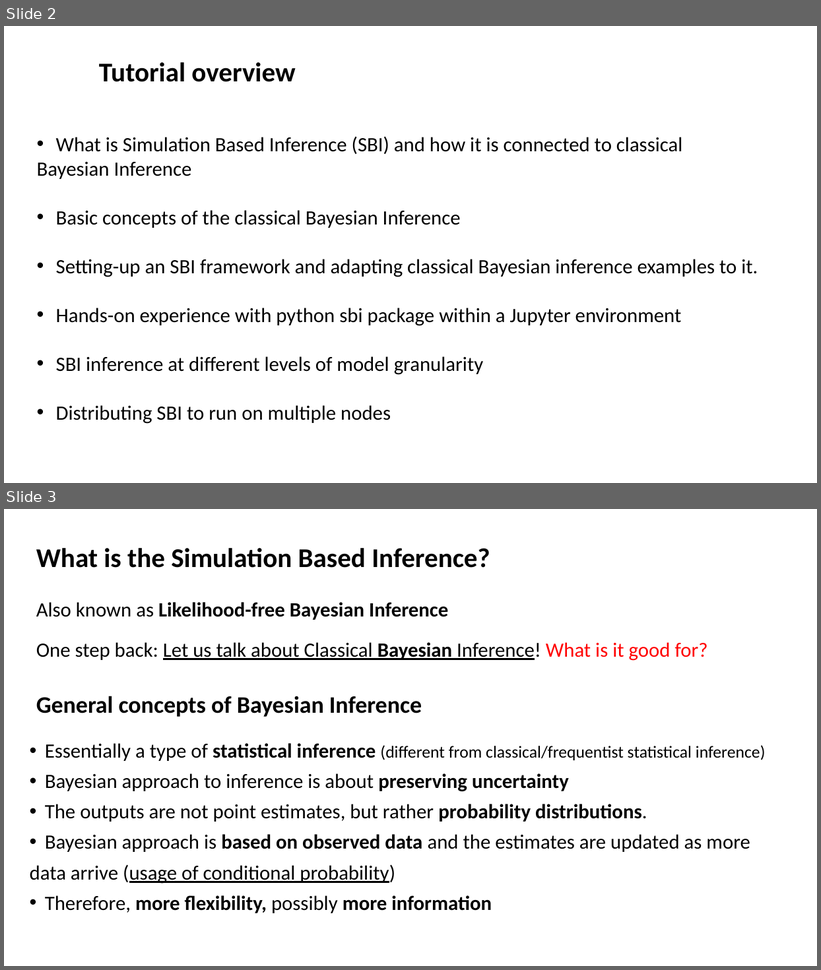
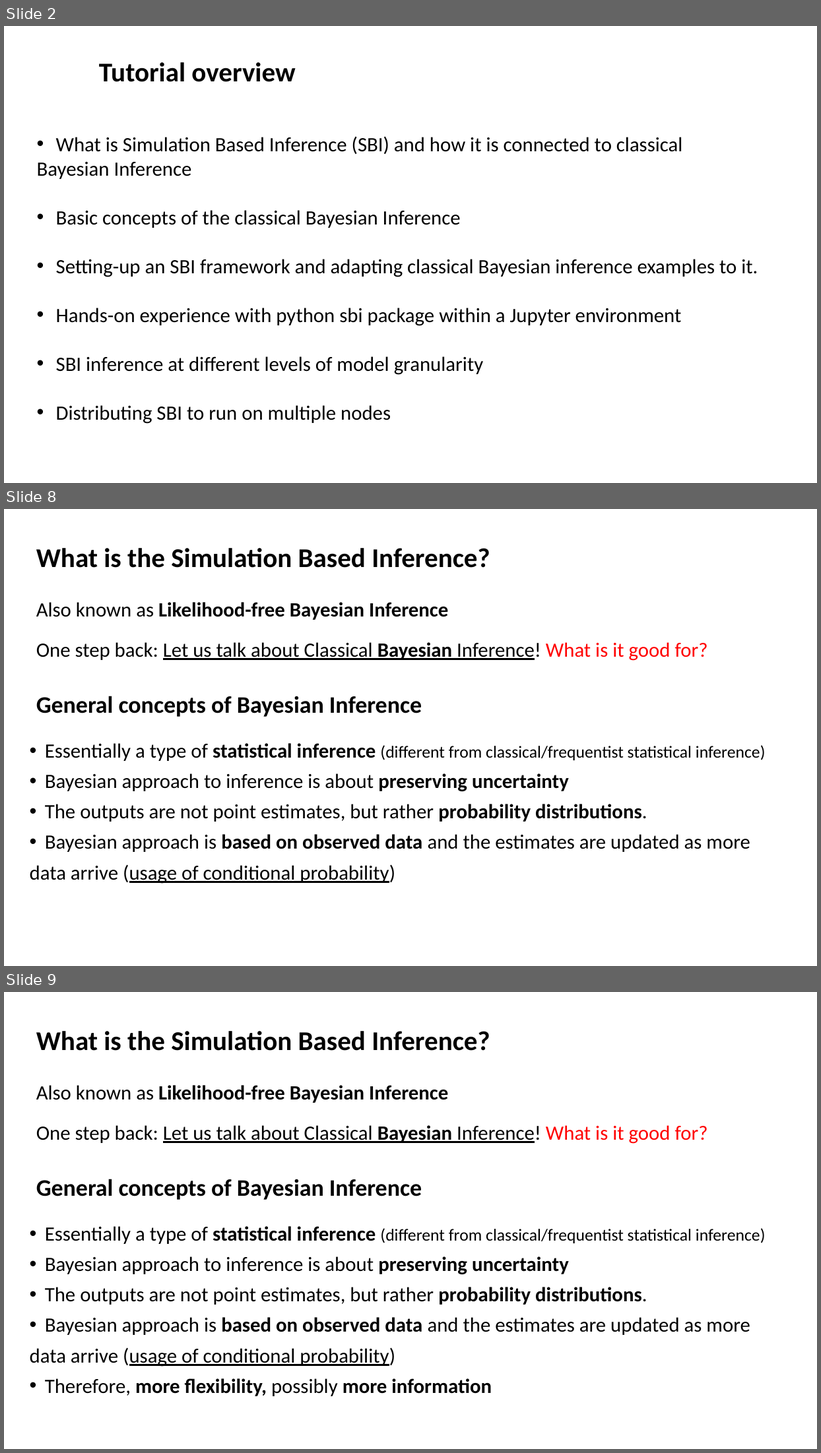
Before and after one commit to albazarova/sbi_intro, a slide deck: SBI_tutorial_v1.2.pptx. Shown one above the other, each under a label of ours: slides 2 and 3 before the commit, slides 2, 8 and 9 after it; the slides between them are not shown. The pictures are 821x970 and 821x1453 pixels, drawn with LibreOffice and Linux fonts; fonts in the diff are those of the drawing. Boxes give left, top, right and bottom in pixels: in the first picture for what was removed or moved away, otherwise in the second. Text is boxed around its words. In the diff, an @@ line names an element or a change of style, - is before the commit and + after.

```diff
--- a/SBI_tutorial_v1.2.pptx
+++ b/SBI_tutorial_v1.2.pptx
@@ slide 8 added at [4,509,817,966], background #FFFFFF @@
@@ text added at [36,548,490,568], 32 pt, text #000000, bold @@
+What is the Simulation Based Inference?
@@ text added at [36,602,448,620], 24 pt, text #000000, bold @@
+Also known as Likelihood-free Bayesian Inference
@@ text added at [36,642,708,661], 24 pt, text #000000, underline @@
+One step back: Let us talk about Classical Bayesian Inference! What is it good for?
@@ text added at [36,696,422,717], 28 pt, text #000000, bold @@
+General concepts of Bayesian Inference
@@ text added at [30,743,766,884], 24 pt, text #000000 @@
+• Essentially a type of statistical inference (different from classical/frequentist statistical inference)
+• Bayesian approach to inference is about preserving uncertainty
+• The outputs are not point estimates, but rather probability distributions.
+• Bayesian approach is based on observed data and the estimates are updated as more
+data arrive (usage of conditional probability)
@@ what was slide 3 is now slide 9 @@
```
Also in this commit, not shown: 4 slides changed, 20 other slides added.
